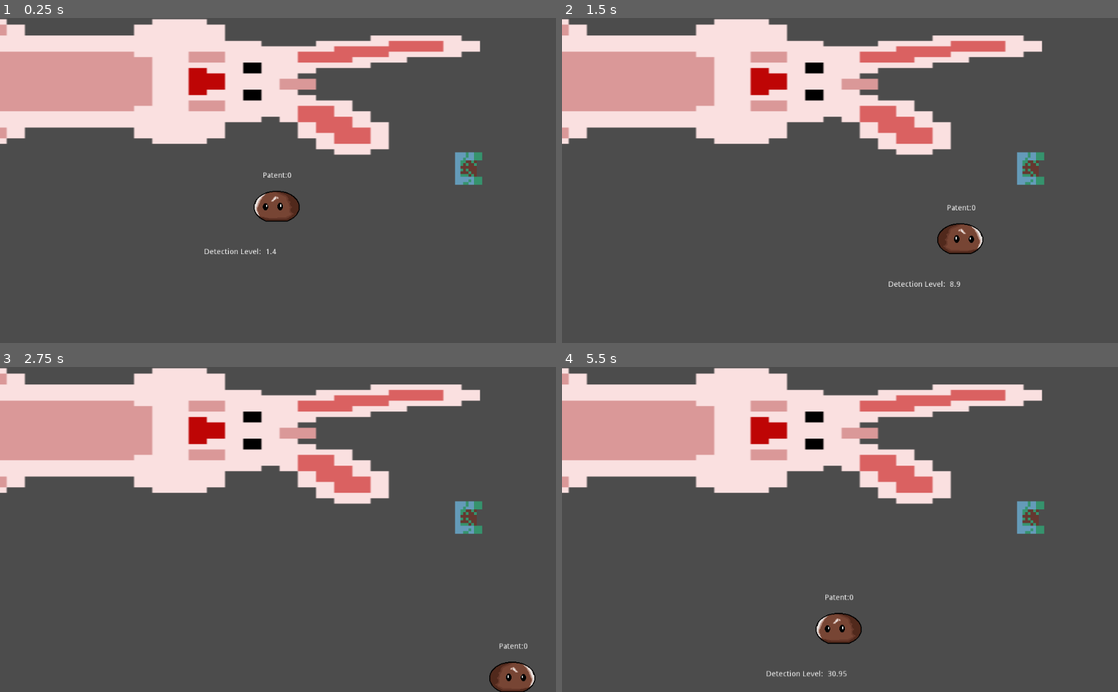
Above: before the commit, frames 1-4 (two rows, left to right).
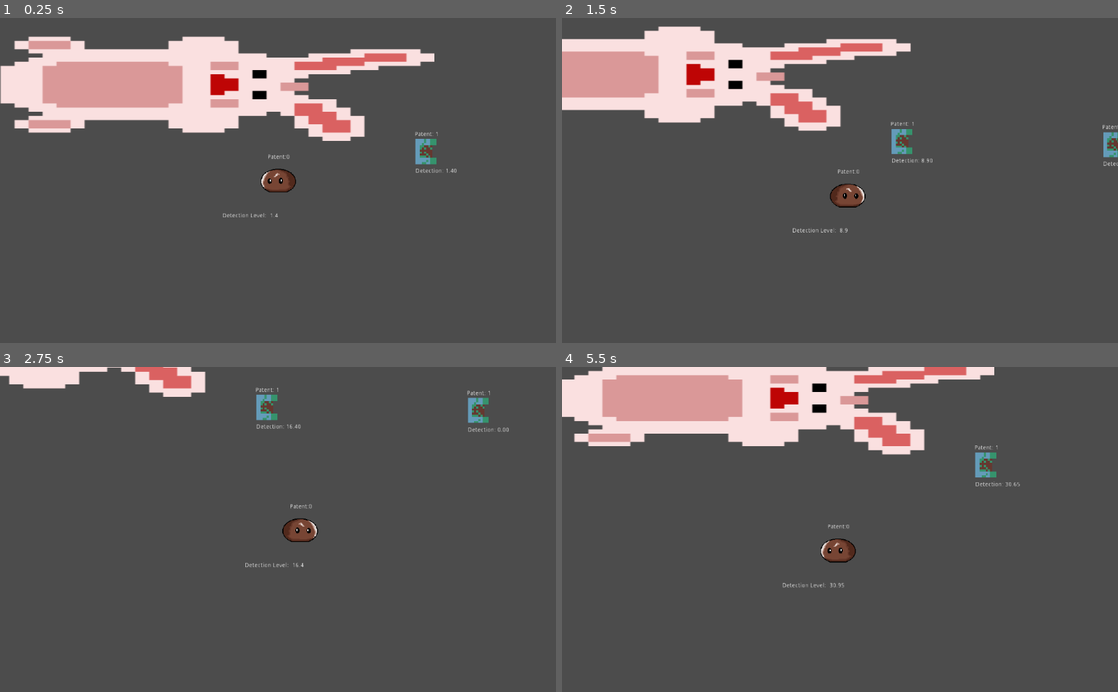
Above: after the commit, the same moments.

Repository: TNicoletti/ChocolatGJ
Game: Godot game, scene res://Node2D.tscn
The game is run twice, just before and just after one commit, with the same random seed, the same clock (stepped at 60 frames per second) and the same inputs.
Inputs (mouse positions are in pixels of both pictures, inside the frame that each line leads up to):
- Up to frame 1 (0.25 s): no input
- Up to frame 2 (1.5 s): tap Enter at 0.5 s; move the mouse to (962, 164) at 0.52 s; hold D (move_right) 0.53-1.28 s; tap R (Return_normal) at 0.6 s; move the mouse to (728, 196) at 1.27 s; hold S (move_down) from 1.28 s (still down); tap F (Transform) at 1.35 s
- Up to frame 3 (2.75 s): move the mouse to (333, 458) at 2.02 s; release S (move_down) at 2.03 s; hold D (move_right) from 2.03 s (still down); tap R (Return_normal) at 2.1 s
- Up to frame 4 (5.5 s): move the mouse to (812, 594) at 2.77 s; release D (move_right) at 2.78 s; hold W (move_up) 2.78-3.53 s; tap F (Transform) at 2.85, 4.35 s; move the mouse to (1006, 578) at 3.52 s; hold A (move_left) 3.53-5.03 s; tap R (Return_normal) at 3.6, 5.1 s; move the mouse to (673, 480) at 4.27 s; move the mouse to (867, 529) at 5.02 s; hold S (move_down) from 5.03 s (still down)

The runs differ from the first frame. In frame 1, 15% of the frame differs, in the area x 0-87%, y 0-73%; in frame 2, 18%; in frame 3, 23%, in the area x 0-97%, y 0-100%; in frame 4, 23%.

Commit message:
Inimigos detectam o player
Inimigos agora detectam o player, o jogo reinicia se for detectado por muito tempo; inicio de movimento dos inimigos

Diff:
--- a/GlobalScenes/Enemy.tscn
+++ b/GlobalScenes/Enemy.tscn
@@ -1,7 +1,9 @@
-[gd_scene load_steps=6 format=2]
+[gd_scene load_steps=8 format=2]
 
 [ext_resource path="res://Images/top_down_zombie_01.png" type="Texture" id=1]
 [ext_resource path="res://GlobalScenes/Enemy1.gd" type="Script" id=2]
+[ext_resource path="res://GlobalScenes/Patent_anim.gd" type="Script" id=3]
+[ext_resource path="res://GlobalScenes/Movement_enemy.gd" type="Script" id=4]
 
 [sub_resource type="RectangleShape2D" id=1]
 extents = Vector2( 36.8963, 21.6226 )
@@ -16,6 +18,9 @@
 position = Vector2( 856.431, 277.758 )
 collision_layer = 3
 script = ExtResource( 2 )
+
+[node name="Movement_enemy" type="Node" parent="."]
+script = ExtResource( 4 )
 
 [node name="CollisionShape2D" type="CollisionShape2D" parent="."]
 rotation = 1.5708
@@ -39,3 +44,25 @@
 
 [node name="CollisionShape2D" type="CollisionShape2D" parent="Sight"]
 shape = SubResource( 3 )
+
+[node name="Patent" type="Label" parent="."]
+margin_left = -20.1587
+margin_top = -47.877
+margin_right = 19.8413
+margin_bottom = -33.877
+script = ExtResource( 3 )
+__meta__ = {
+"_edit_use_anchors_": false
+}
+
+[node name="Dtl" type="Label" parent="."]
+margin_left = -18.0
+margin_top = 40.0
+margin_right = 22.0
+margin_bottom = 54.0
+text = "dt"
+__meta__ = {
+"_edit_use_anchors_": false
+}
+[connection signal="body_entered" from="Sight" to="." method="_on_Sight_body_entered"]
+[connection signal="body_exited" from="Sight" to="." method="_on_Sight_body_exited"]
--- a/GlobalScenes/Enemy1.gd
+++ b/GlobalScenes/Enemy1.gd
@@ -2,16 +2,48 @@
 
 var patent = 1
 
-# Declare member variables here. Examples:
-# var a = 2
-# var b = "text"
+var detection_level = 0
+
+const DETECTION_INCREASE_FACTOR = 0.1
+const DETECTION_DECREASE_FACTOR = 0.05
+var detected: bool = false
+
+onready var player_patent = get_node("../Player/Sprite")
+
+onready var lbl_detection = get_node("Dtl")
+
+func _ready():
+	get_node("Patent").refresh(patent)
+	pass
+
+onready var movement_enemy = get_node("Movement_enemy")
+
+func _process(delta):
+
+	detection_handle(delta)
 
 
-# Called when the node enters the scene tree for the first time.
-func _ready():
+func detection_handle(_delta):
+	if(detected && player_patent.patent < patent):
+		detection_level += DETECTION_INCREASE_FACTOR
+	else:
+		detection_level -= DETECTION_DECREASE_FACTOR
+	detection_level = clamp(detection_level, 0, 100)
+
+	if(detection_level >= 50):
+		#movement_enemy.state = 1
+		get_tree().reload_current_scene()
+
+	#Test
+	lbl_detection.text = str("Detection: " + str("%0.2f" % detection_level))
+
+func _on_Sight_body_entered(body):
+	if("Player" in body.name):
+		detected = true
 	pass # Replace with function body.
 
 
-# Called every frame. 'delta' is the elapsed time since the previous frame.
-#func _process(delta):
-#	pass
+func _on_Sight_body_exited(body):
+	if("Player" in body.name):
+		detected = false
+	pass # Replace with function body.
--- /dev/null
+++ b/GlobalScenes/Movement_enemy.gd
@@ -0,0 +1,30 @@
+extends Node
+
+enum {IDLE, PURSUIT}
+
+var state = IDLE
+
+var speed = 250
+
+onready var parent = get_parent()
+onready var player = parent.get_parent().get_node("Player")
+
+var velocity = 0
+
+func _physics_process(delta):
+
+	match(state):
+		IDLE:
+			idle_move()
+		PURSUIT:
+			pursuit_move()
+
+	pass # Replace with function body.
+
+func idle_move():
+	pass
+
+func pursuit_move():
+	velocity = parent.position.direction_to(player.position) * speed
+	parent.move_and_slide(velocity)
+	pass
--- a/Node2D.tscn
+++ b/Node2D.tscn
@@ -11,7 +11,15 @@
 
 [node name="Player" parent="." instance=ExtResource( 2 )]
 
+[node name="Camera2D" type="Camera2D" parent="Player"]
+current = true
+zoom = Vector2( 1.3, 1.3 )
+smoothing_enabled = true
+
 [node name="Enemy" parent="." instance=ExtResource( 1 )]
+
+[node name="Enemy2" parent="." instance=ExtResource( 1 )]
+position = Vector2( 1362.92, 285.318 )
 
 [node name="TileMap" type="TileMap" parent="."]
 format = 1
